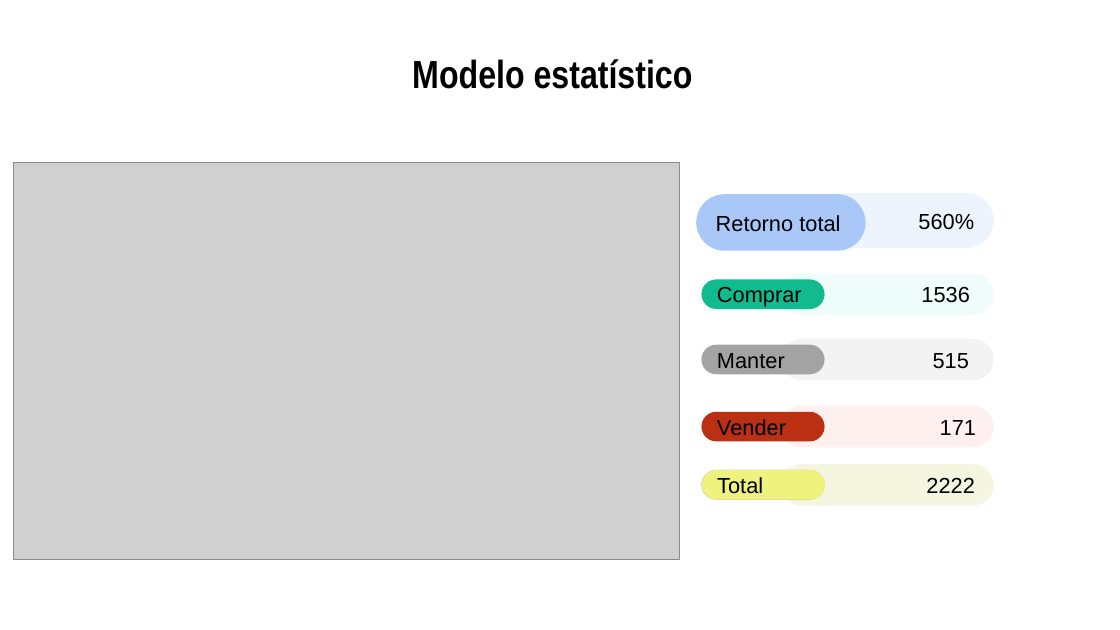
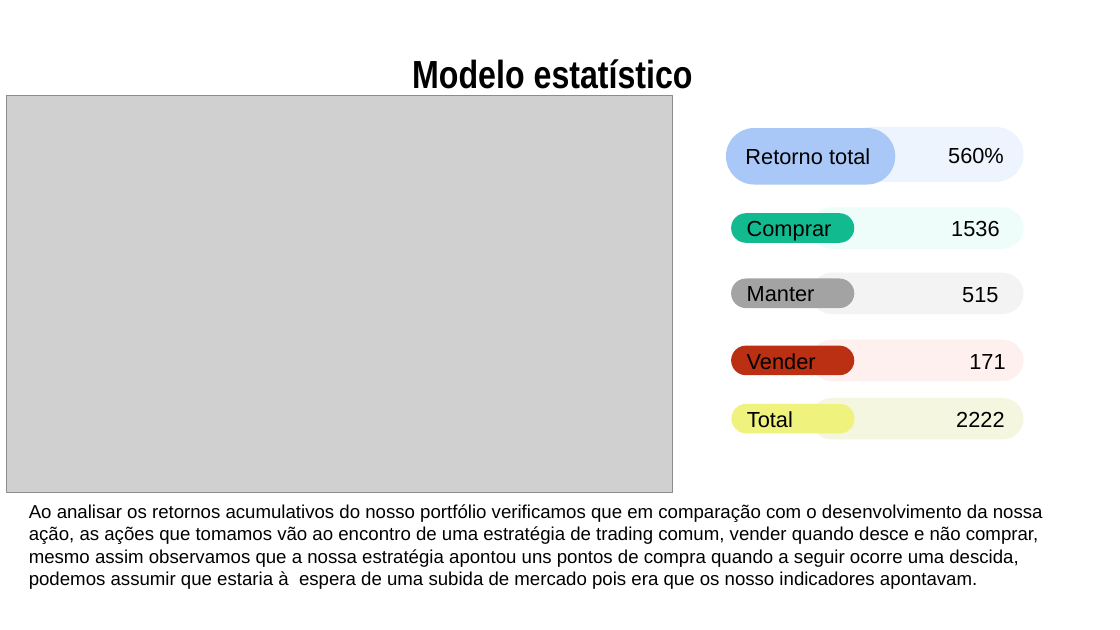
Before and after one commit to Groze2001/MCD, a slide deck: slide 5 of Otimizaçao_de_dados_para_bussiness_analytics/Machine Learning Infographics by Slidesgo.pptx. Drawn at 1120x630 pixels with LibreOffice and Linux fonts; fonts in the diff are those of the drawing; grey boxes stand for pictures. Boxes give left, top, right and bottom in pixels: in the first picture for what was removed or moved away, otherwise in the second. Text is boxed around its words. In the diff, an @@ line names an element or a change of style, - is before the commit and + after.

```diff
--- a/Otimizaçao_de_dados_para_bussiness_analytics/Machine Learning Infographics by Slidesgo.pptx
+++ b/Otimizaçao_de_dados_para_bussiness_analytics/Machine Learning Infographics by Slidesgo.pptx
@@ picture: place and size @@
-picture at [13,162,680,559]
+picture at [7,96,673,493]
@@ 10 rounded rectangles: place and size @@
-10 rounded rectangles at [697,193,995,505]
+10 rounded rectangles at [726,127,1024,439]
@@ rounded rectangle removed at [701,470,824,500] @@
-Total
@@ text added at [29,504,1043,589], 12 pt, text #000000 @@
+Ao analisar os retornos acumulativos do nosso portfólio verificamos que em comparação com o desenvolvimento da nossa ação, as ações que tomamos vão ao encontro de uma estratégia de trading comum, vender quando desce e não comprar, mesmo assim observamos que a nossa estratégia apontou uns pontos de compra quando a seguir ocorre uma descida, podemos assumir que estaria à espera de uma subida de mercado pois era que os nosso indicadores apontavam.
```
Also in this commit, not shown: 2 other slides changed, 27 slides removed, 1 other file.
